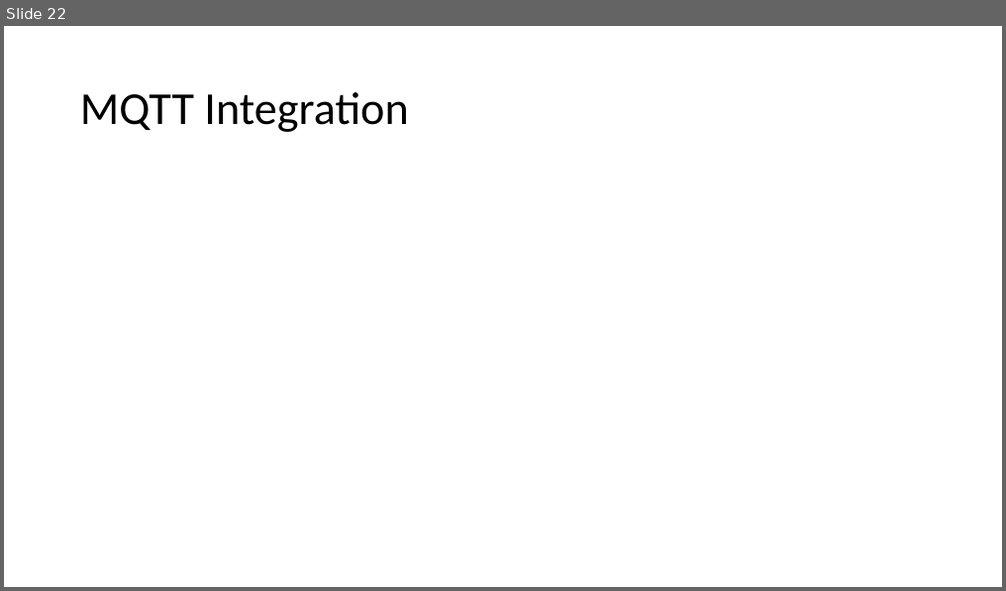
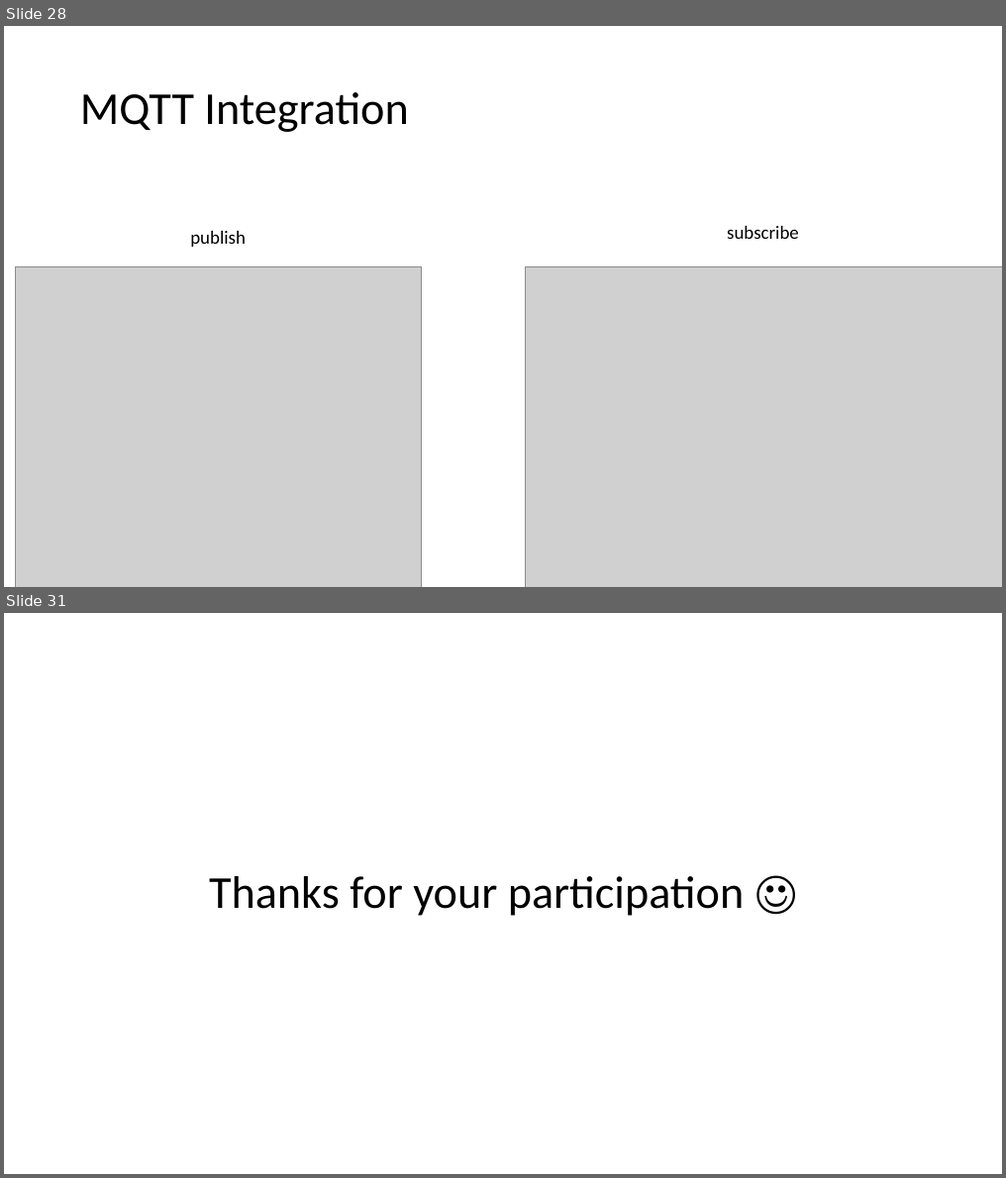
Before and after one commit to muhammadhusni777/Ardumeka-Pygame, a slide deck: Presentasi.pptx. Shown one above the other, each under a label of ours: slide 22 before the commit, slides 28 and 31 after it; the slides between them are not shown. The pictures are 1006x591 and 1006x1178 pixels, drawn with LibreOffice and Linux fonts; fonts in the diff are those of the drawing; grey boxes stand for pictures. Boxes give left, top, right and bottom in pixels: in the first picture for what was removed or moved away, otherwise in the second. Text is boxed around its words. In the diff, an @@ line names an element or a change of style, - is before the commit and + after.

```diff
--- a/Presentasi.pptx
+++ b/Presentasi.pptx
@@ slide 31 added at <box>4,613,1002,1174</box>, background #FFFFFF @@
@@ title added at <box>209,876,745,916</box>, 44 pt, text #000000 @@
+Thanks for your participation ☺
@@ what was slide 22 is now slide 28 @@
@@ slide 28 changed as well @@
@@ text added at <box>190,231,246,247</box>, 18 pt, text #000000 @@
+publish
@@ text added at <box>727,226,799,239</box>, 18 pt, text #000000 @@
+subscribe
@@ picture added at <box>16,267,422,587</box> @@
@@ picture added at <box>525,267,1002,587</box> @@
```
Also in this commit, not shown: 6 other slides changed, 12 other slides added, 1 slide removed, 6 other files.
